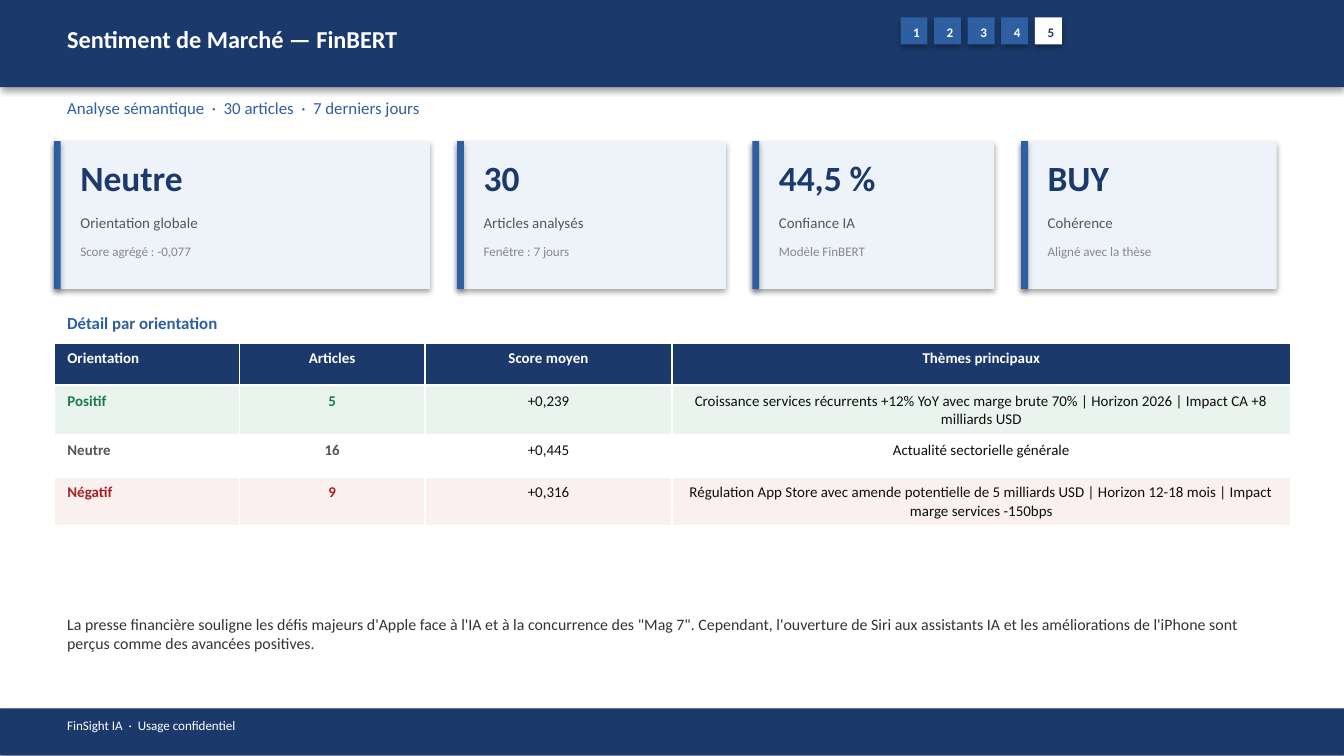
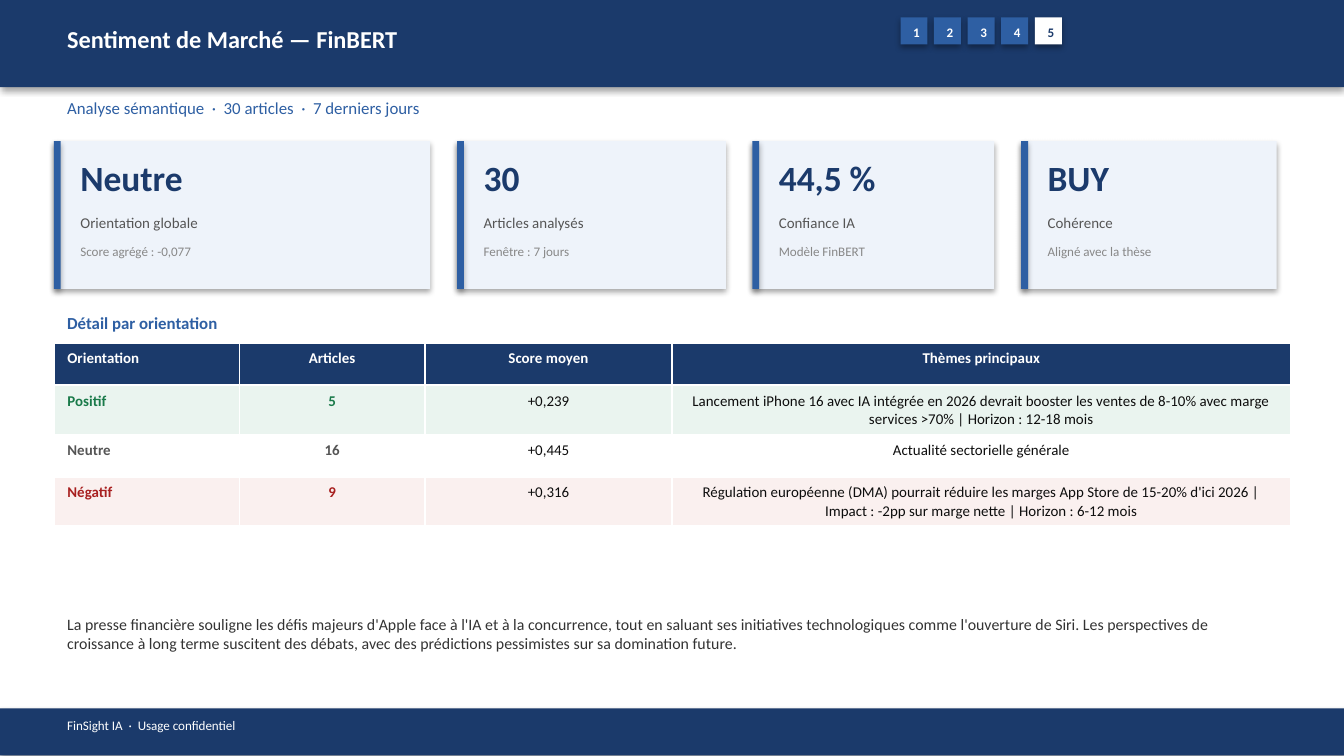
Before and after one commit to baptistejeh07-art/finsight-ia, a slide deck: slide 18 of preview/AAPL/AAPL_pitchbook.pptx. Drawn at 1344x756 pixels with LibreOffice and Linux fonts; fonts in the diff are those of the drawing. Boxes give left, top, right and bottom in pixels: in the first picture for what was removed or moved away, otherwise in the second. Text is boxed around its words. In the diff, an @@ line names an element or a change of style, - is before the commit and + after.

```diff
--- a/preview/AAPL/AAPL_pitchbook.pptx
+++ b/preview/AAPL/AAPL_pitchbook.pptx
@@ table at (54, 343, 1290, 523) @@
-row 2, column 4: Croissance services récurrents +12% YoY avec marge brute 70% | Horizon 2026 | Impact CA +8 milliards USD
+row 2, column 4: Lancement iPhone 16 avec IA intégrée en 2026 devrait booster les ventes de 8-10% avec marge services >70% | Horizon : 12-18 mois
-row 4, column 4: Régulation App Store avec amende potentielle de 5 milliards USD | Horizon 12-18 mois | Impact marge services -150bps
+row 4, column 4: Régulation européenne (DMA) pourrait réduire les marges App Store de 15-20% d'ici 2026 | Impact : -2pp sur marge nette | Horizon : 6-12 mois
@@ text at (67, 619, 1208, 652): text changed @@
-La presse financière souligne les défis majeurs d'Apple face à l'IA et à la concurrence des "Mag 7". Cependant, l'ouverture de Siri aux assistants IA et les améliorations de l'iPhone sont perçus comme des avancées positives.
+La presse financière souligne les défis majeurs d'Apple face à l'IA et à la concurrence, tout en saluant ses initiatives technologiques comme l'ouverture de Siri. Les perspectives de croissance à long terme suscitent des débats, avec des prédictions pessimistes sur sa domination future.
```
Also in this commit, not shown: 13 other slides changed, 4 other files.
